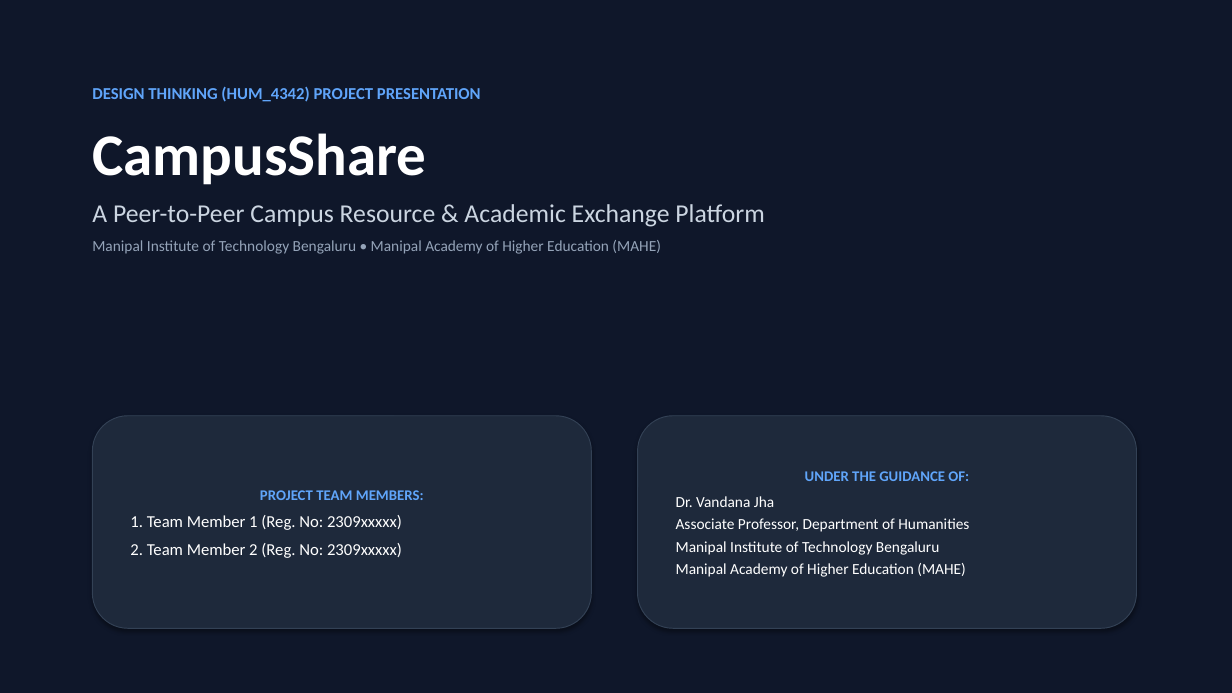
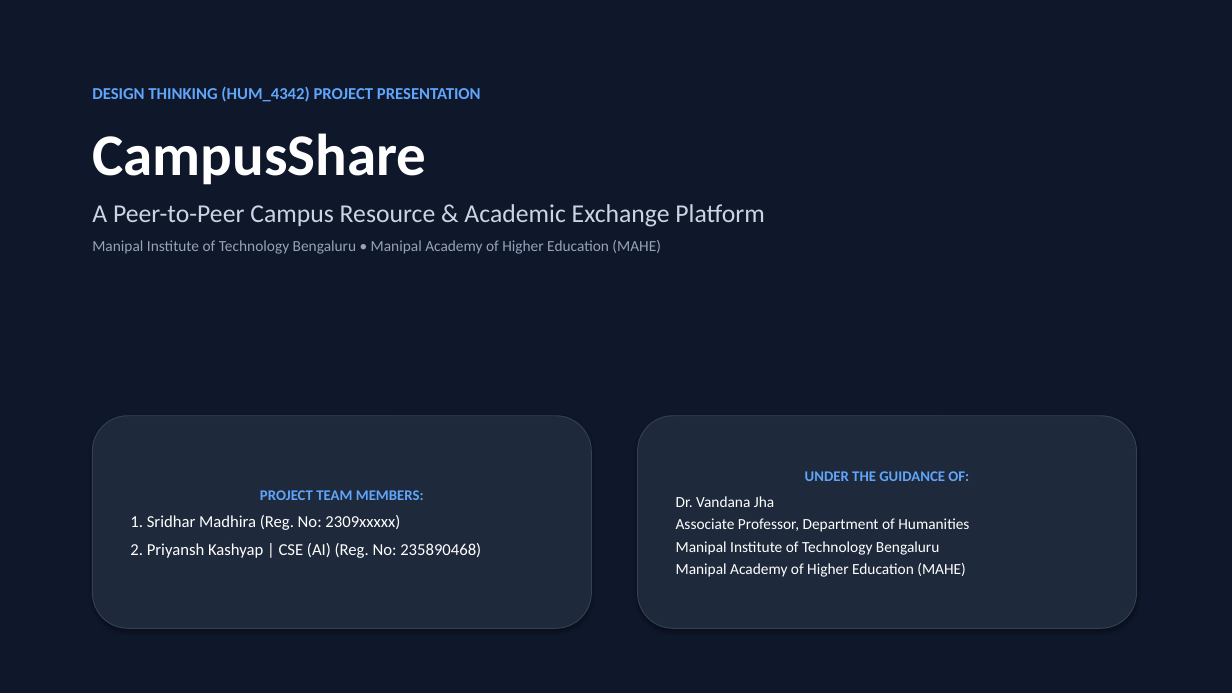
Before and after one commit to capsid85/CampusShare, a slide deck: slide 1 of Design Thinking_Internship.pptx. Drawn at 1232x693 pixels with LibreOffice and Linux fonts; fonts in the diff are those of the drawing. Boxes give left, top, right and bottom in pixels: in the first picture for what was removed or moved away, otherwise in the second. Text is boxed around its words. In the diff, an @@ line names an element or a change of style, - is before the commit and + after.

Commit message:
feat: add Priyansh Kashyap (CSE AI | 235890468) and Sridhar Madhira across all project deliverables, slides, report, and script

```diff
--- a/Design Thinking_Internship.pptx
+++ b/Design Thinking_Internship.pptx
@@ text in rounded rectangle at [130,515,481,558]: text changed @@
-1. Team Member 1 (Reg. No: 2309xxxxx)
-2. Team Member 2 (Reg. No: 2309xxxxx)
+1. Sridhar Madhira (Reg. No: 2309xxxxx)
+2. Priyansh Kashyap | CSE (AI) (Reg. No: 235890468)
```
Also in this commit, not shown: 11 other files.
